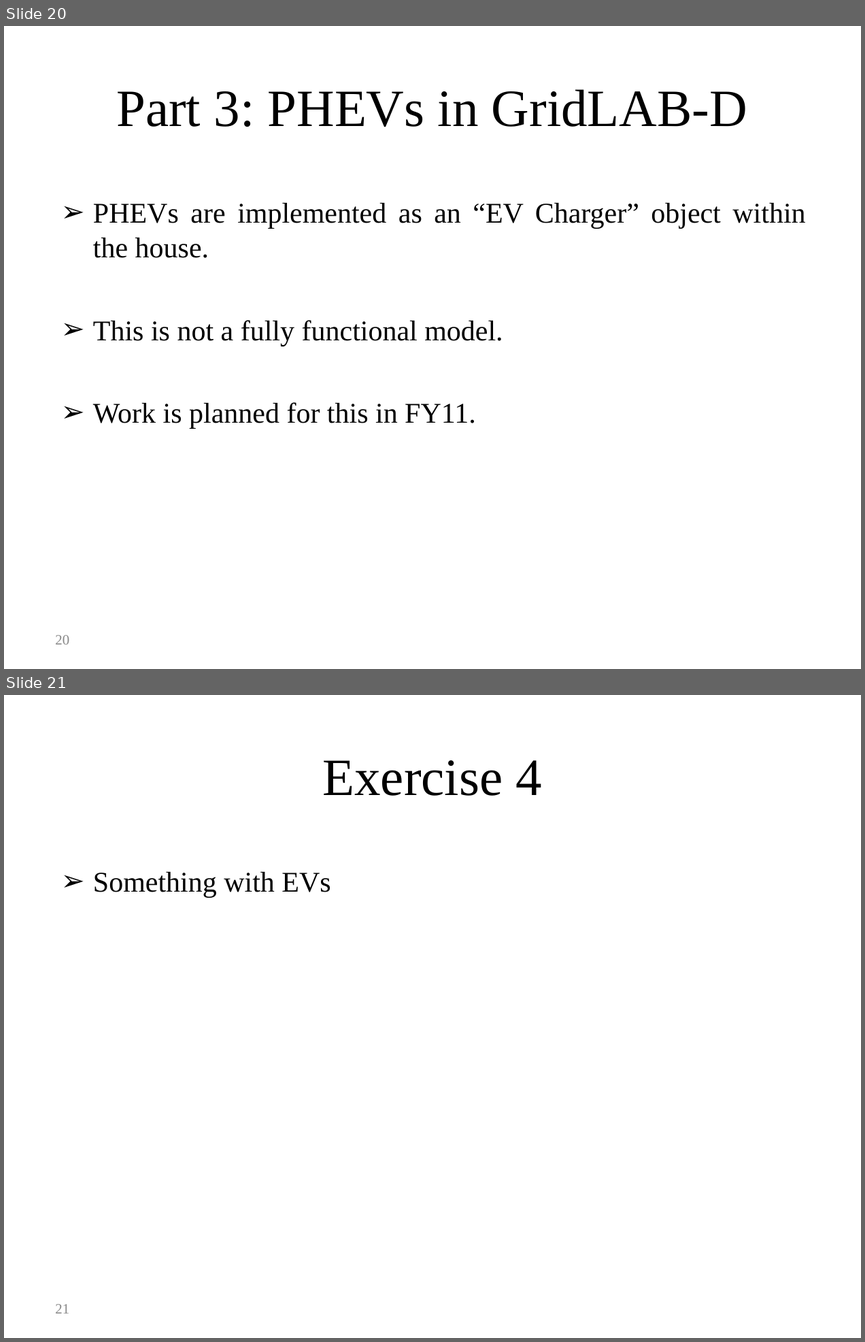
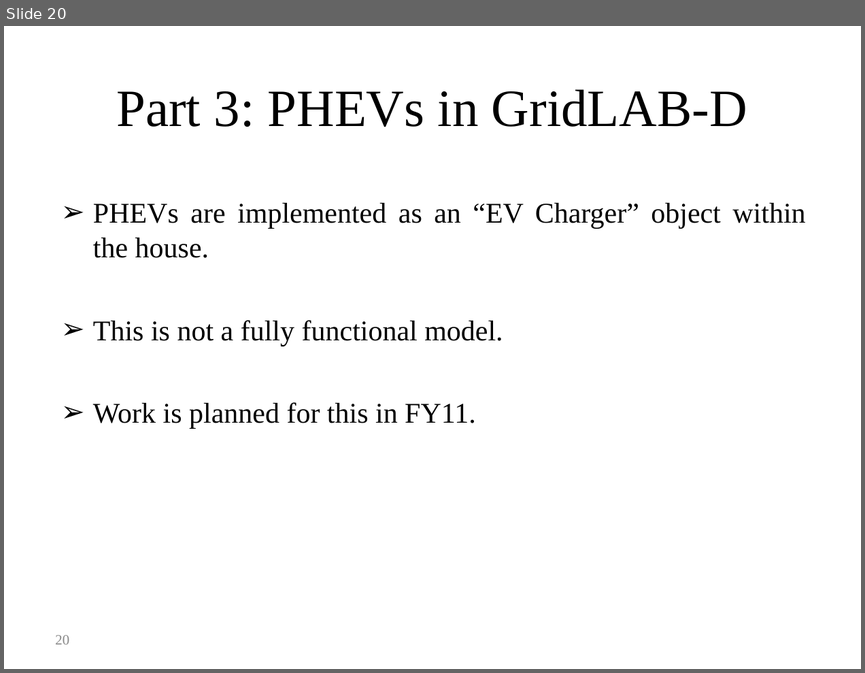
Before and after one commit to gridlab-d/course, a slide deck: Distribution_Analysis_Course/4.0 - Energy_Storage_and_PHEVs.ppt. Shown one above the other, each under a label of ours: slides 20 and 21 before the commit, slide 20 after it. The pictures are 865x1342 and 865x673 pixels, drawn with LibreOffice and Linux fonts; fonts in the diff are those of the drawing. Boxes give left, top, right and bottom in pixels: in the first picture for what was removed or moved away, otherwise in the second. Text is boxed around its words. In the diff, an @@ line names an element or a change of style, - is before the commit and + after.

```diff
--- a/Distribution_Analysis_Course/4.0 - Energy_Storage_and_PHEVs.ppt
+++ b/Distribution_Analysis_Course/4.0 - Energy_Storage_and_PHEVs.ppt
@@ slide 21 removed at [4, 695, 861, 1338], background #FFFFFF @@
@@ title removed at [322, 760, 542, 796] @@
-Exercise 4
@@ text removed at [93, 872, 330, 898] @@
-➢ Something with EVs
@@ page number removed at [55, 1304, 69, 1313] @@
-21
```
Also in this commit, not shown: 1 slide added.
